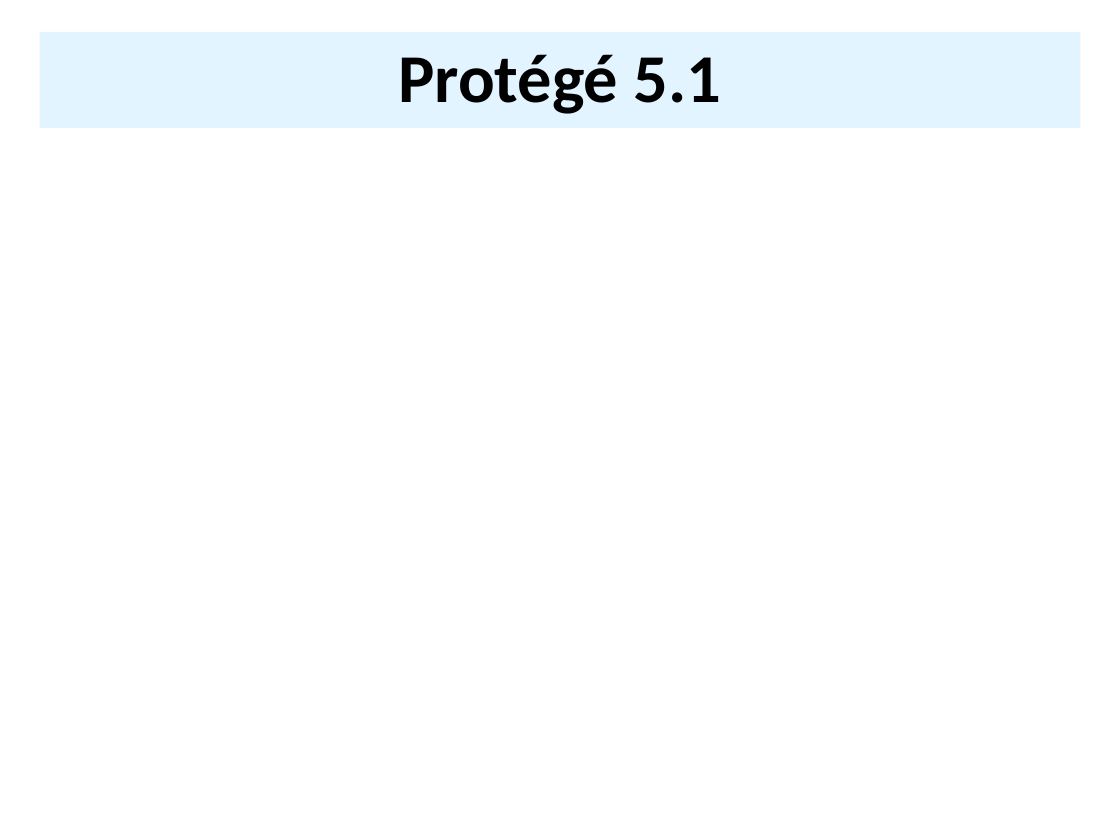
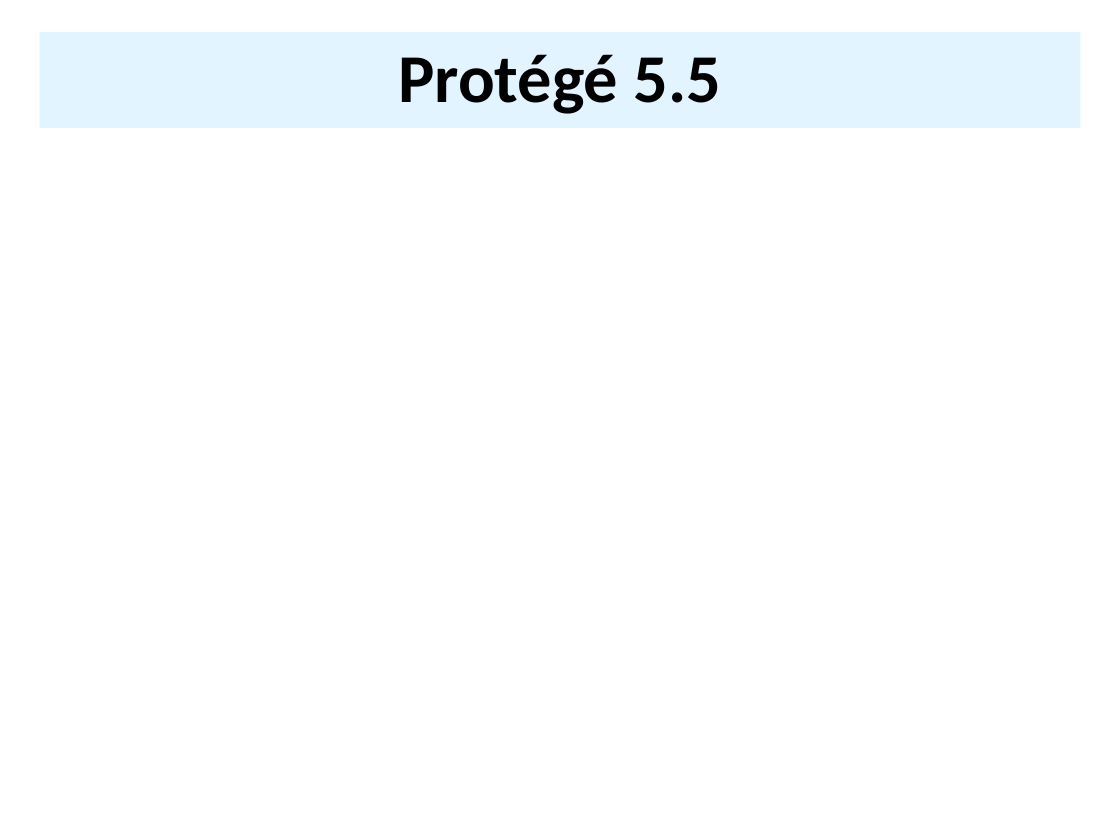
Before and after one commit to UMBC-CMSC-491-691-F19-Knowledge-Graphs/class_material, a slide deck: slide 3 of notes/10_protege/IDEs.pptx. Drawn at 1120x840 pixels with LibreOffice and Linux fonts; fonts in the diff are those of the drawing; background and template pictures are left out. Boxes give left, top, right and bottom in pixels: in the first picture for what was removed or moved away, otherwise in the second. Text is boxed around its words. In the diff, an @@ line names an element or a change of style, - is before the commit and + after.

```diff
--- a/notes/10_protege/IDEs.pptx
+++ b/notes/10_protege/IDEs.pptx
@@ title at (x1=398, y1=54, x2=722, y2=114): text changed @@
-Protégé 5.1
+Protégé 5.5
```
Also in this commit, not shown: 7 other slides changed, 4 slides added, 5 other files.
